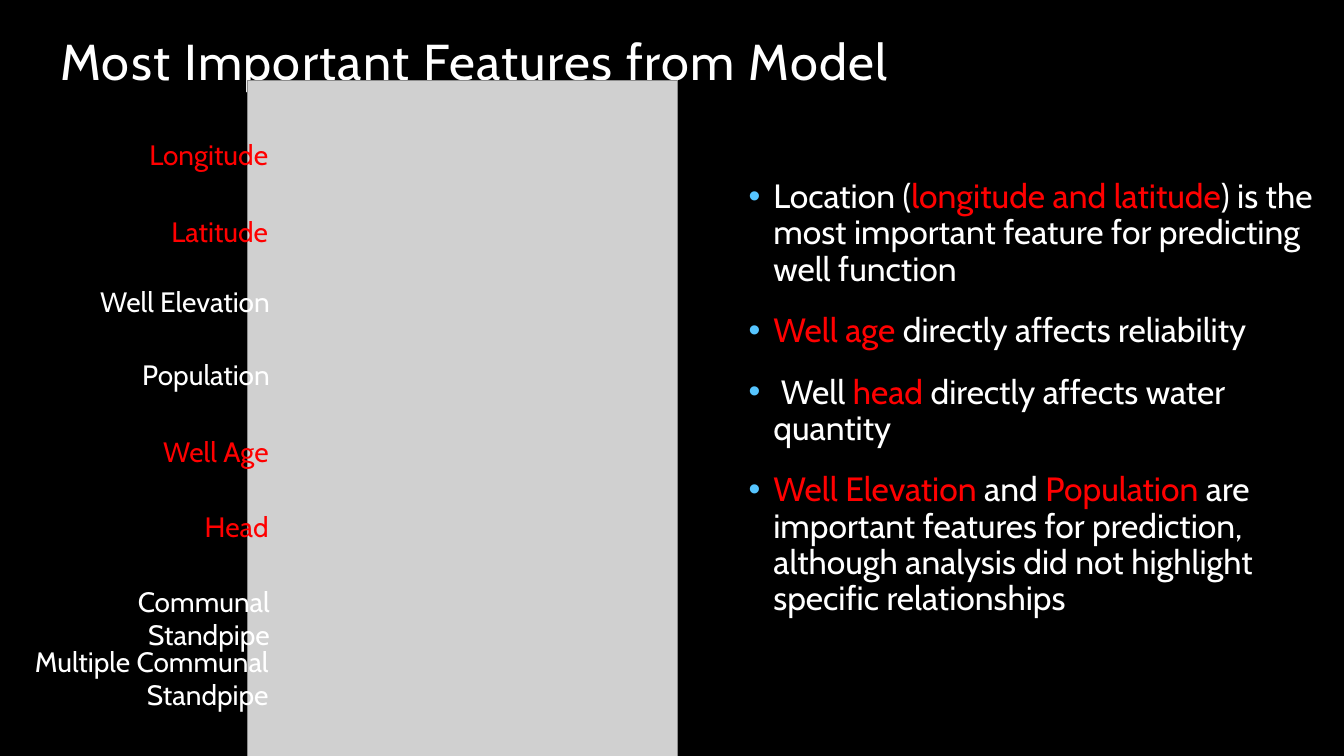
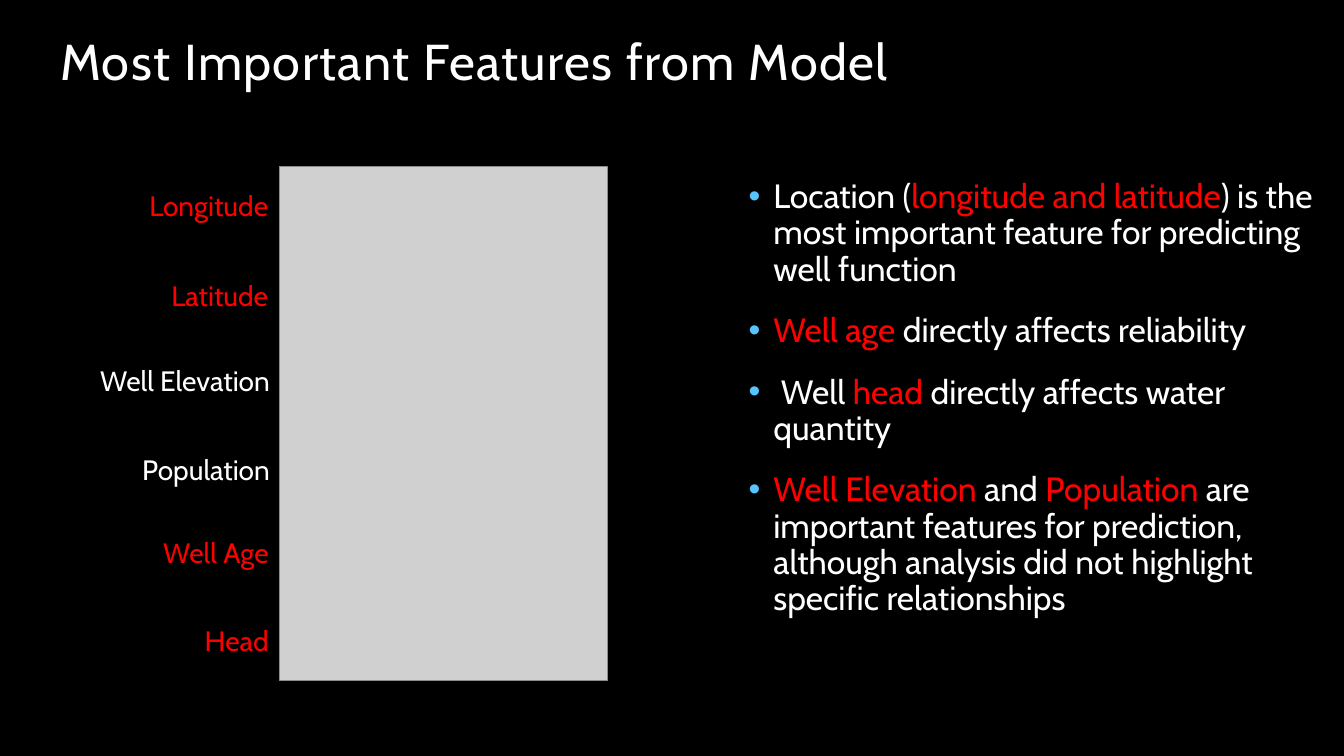
Before and after one commit to bentson1187/phase_3_project, a slide deck: slide 6 of Stakeholder Presentation.pptx. Drawn at 1344x756 pixels with LibreOffice and Linux fonts; fonts in the diff are those of the drawing; grey boxes stand for pictures; background and template pictures are left out. Boxes give left, top, right and bottom in pixels: in the first picture for what was removed or moved away, otherwise in the second. Text is boxed around its words. In the diff, an @@ line names an element or a change of style, - is before the commit and + after.

```diff
--- a/Stakeholder Presentation.pptx
+++ b/Stakeholder Presentation.pptx
@@ picture removed at [249,80,678,756] @@
@@ picture added at [279,166,607,681] @@
@@ text "Longitude": place and size @@
-text "Longitude" at [149,142,268,172]
+text "Longitude" at [149,195,268,223]
@@ text "Latitude" rewrapped from [171,219,268,249] to [171,285,268,307] @@
@@ text "Well Elevation" rewrapped from [100,288,270,318] to [100,370,270,392] @@
@@ text "Population": place and size @@
-text "Population" at [142,362,270,392]
+text "Population" at [142,459,270,486]
@@ text "Well Age": place and size @@
-text "Well Age" at [163,439,268,469]
+text "Well Age" at [163,542,268,569]
@@ text removed at [138,588,270,652] @@
-Communal Standpipe
@@ text "Head" rewrapped from [205,513,269,543] to [205,630,269,652] @@
@@ text removed at [35,648,269,712] @@
-Multiple Communal Standpipe
```
Also in this commit, not shown: 2 other slides changed, 3 other files.
